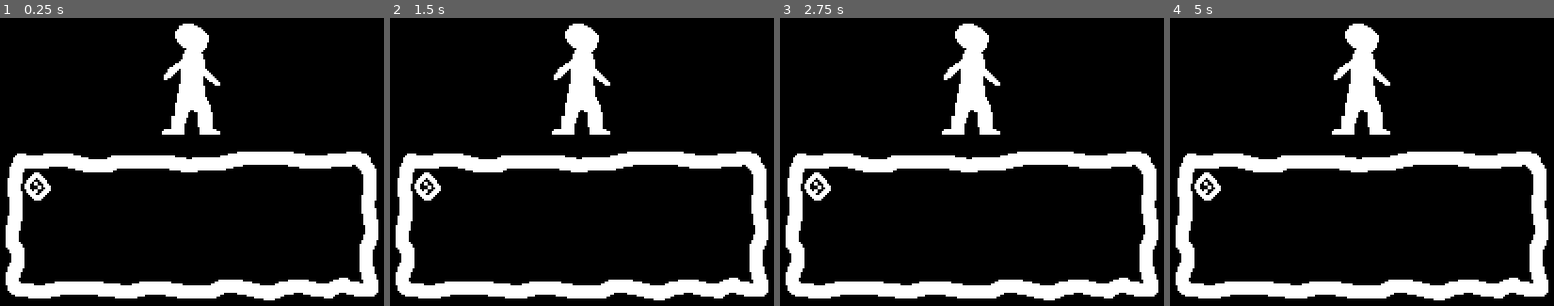
Above: before the commit, frames 1-4 (left to right).
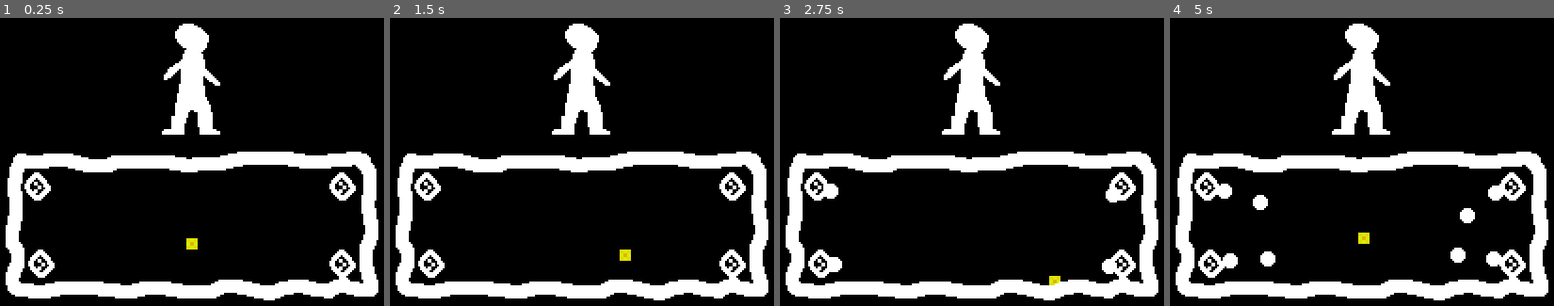
Above: after the commit, the same moments.

Repository: The-Briel-Deal/corn-maze
Game: Godot game, scene res://scenes/combat.tscn
Same seed, same stepped clock (60 frames per second), same inputs: the game is played once before the commit and once after it.
Inputs (mouse positions are in pixels of both pictures, inside the frame that each line leads up to):
- Up to frame 1 (0.25 s): no input
- Up to frame 2 (1.5 s): tap Enter at 0.5 s; move the mouse to (716, 133) at 0.52 s; hold Right (ui_right) 0.53-1.28 s; tap Space at 1.25 s; move the mouse to (462, 167) at 1.27 s; hold Down (ui_down) from 1.28 s (still down)
- Up to frame 3 (2.75 s): tap Enter at 2 s; move the mouse to (1033, 75) at 2.02 s; release Down (ui_down) at 2.03 s; hold Right (ui_right) from 2.03 s (still down)
- Up to frame 4 (5 s): move the mouse to (1331, 216) at 2.77 s; release Right (ui_right) at 2.78 s; hold Up (ui_up) 2.78-3.53 s; move the mouse to (1542, 199) at 3.52 s; hold Left (ui_left) from 3.53 s (still down); move the mouse to (1181, 98) at 4.27 s

The runs differ from the first frame. In frame 1, 1.2% of the frame differs, in the area x 7-93%, y 53-91%; in frame 2, 1.2%; in frame 3, 1.6%; in frame 4, 2.5%.

Commit message:
Move enemy toward player

Diff:
--- /dev/null
+++ b/enemy-1.gd
@@ -0,0 +1,10 @@
+extends CharacterBody2D
+
+func _physics_process(delta):
+	var target_node = get_tree().get_first_node_in_group("player")
+	var speed = 10
+	var target_position = target_node.global_position
+	var direction = target_position - global_position
+	velocity = direction.normalized() * speed
+	#print(velocity)
+	move_and_slide()
--- a/scenes/combat.tscn
+++ b/scenes/combat.tscn
@@ -158,11 +158,42 @@
 "speed": 5.0
 }]
 
+[sub_resource type="WorldBoundaryShape2D" id="WorldBoundaryShape2D_ihitl"]
+normal = Vector2(0, 1)
+
+[sub_resource type="WorldBoundaryShape2D" id="WorldBoundaryShape2D_1hp1k"]
+normal = Vector2(-1, 0)
+
+[sub_resource type="WorldBoundaryShape2D" id="WorldBoundaryShape2D_dsm63"]
+
+[sub_resource type="WorldBoundaryShape2D" id="WorldBoundaryShape2D_kctl7"]
+normal = Vector2(1, 0)
+
 [node name="CombatMain" type="Node2D"]
 script = ExtResource("1_c56gx")
+
+[node name="MiniGameContent" type="Node2D" parent="."]
 
 [node name="CombatBackground" type="AnimatedSprite2D" parent="."]
 position = Vector2(160, 90)
 sprite_frames = SubResource("SpriteFrames_udmax")
 
-[node name="MiniGameContent" type="Node2D" parent="."]
+[node name="Walls" type="StaticBody2D" parent="."]
+collision_layer = 8
+collision_mask = 9
+
+[node name="TopWall" type="CollisionShape2D" parent="Walls"]
+position = Vector2(159, 99)
+shape = SubResource("WorldBoundaryShape2D_ihitl")
+
+[node name="RightWall" type="CollisionShape2D" parent="Walls"]
+position = Vector2(252, 134)
+shape = SubResource("WorldBoundaryShape2D_1hp1k")
+
+[node name="BottomWall" type="CollisionShape2D" parent="Walls"]
+position = Vector2(158, 163)
+shape = SubResource("WorldBoundaryShape2D_dsm63")
+
+[node name="LeftWall" type="CollisionShape2D" parent="Walls"]
+position = Vector2(68, 129)
+shape = SubResource("WorldBoundaryShape2D_kctl7")
--- /dev/null
+++ b/scenes/enemies/enemy-1.tscn
@@ -0,0 +1,18 @@
+[gd_scene load_steps=4 format=3 uid="uid://dyytn4oustj0l"]
+
+[ext_resource type="Texture2D" uid="uid://1700wysgrjqq" path="res://assets/sprite/enemy-dot.png" id="1_8l6cu"]
+[ext_resource type="Script" path="res://enemy-1.gd" id="1_8s5ab"]
+
+[sub_resource type="CircleShape2D" id="CircleShape2D_hcydo"]
+radius = 4.12311
+
+[node name="Enemy1" type="CharacterBody2D"]
+collision_layer = 4
+collision_mask = 13
+script = ExtResource("1_8s5ab")
+
+[node name="Sprite2D" type="Sprite2D" parent="."]
+texture = ExtResource("1_8l6cu")
+
+[node name="CollisionShape2D" type="CollisionShape2D" parent="."]
+shape = SubResource("CircleShape2D_hcydo")
--- a/scenes/enemies/enemy-spawner-1.tscn
+++ b/scenes/enemies/enemy-spawner-1.tscn
@@ -1,11 +1,15 @@
-[gd_scene load_steps=3 format=3 uid="uid://dynvwgmav8he6"]
+[gd_scene load_steps=4 format=3 uid="uid://dynvwgmav8he6"]
 
+[ext_resource type="Script" path="res://scripts/enemy-spawner-1.gd" id="1_7rras"]
 [ext_resource type="Texture2D" uid="uid://ctfyvoom745wr" path="res://assets/sprite/enemy-spawner.png" id="1_k1dbh"]
 
 [sub_resource type="CircleShape2D" id="CircleShape2D_r86xq"]
 radius = 7.0
 
 [node name="Enemy" type="CharacterBody2D"]
+collision_layer = 2
+collision_mask = 8
+script = ExtResource("1_7rras")
 
 [node name="Sprite2D" type="Sprite2D" parent="."]
 texture = ExtResource("1_k1dbh")
--- /dev/null
+++ b/scenes/mini-player.tscn
@@ -0,0 +1,17 @@
+[gd_scene load_steps=4 format=3 uid="uid://deyf5q0xg8sw7"]
+
+[ext_resource type="Texture2D" uid="uid://csvjsf0xwdbcb" path="res://assets/sprite/player-minigame-sprite.png" id="1_cocai"]
+[ext_resource type="Script" path="res://scripts/mini-player.gd" id="1_hdx6d"]
+
+[sub_resource type="RectangleShape2D" id="RectangleShape2D_dpu02"]
+size = Vector2(6, 6)
+
+[node name="MiniPlayer" type="CharacterBody2D" groups=["player"]]
+collision_mask = 15
+script = ExtResource("1_hdx6d")
+
+[node name="Sprite2D" type="Sprite2D" parent="."]
+texture = ExtResource("1_cocai")
+
+[node name="CollisionShape2D" type="CollisionShape2D" parent="."]
+shape = SubResource("RectangleShape2D_dpu02")
--- a/scripts/combat.gd
+++ b/scripts/combat.gd
@@ -1,4 +1,6 @@
 extends Node2D
+
+var player: CharacterBody2D
 
 var enemy_sprite: Sprite2D
 var enemy_health: int
@@ -14,6 +16,12 @@
 	self.sub_combat_enemy_array = sub_combat_enemy_array
 	self.health = health
 
+	self.player = load("res://scenes/mini-player.tscn").instantiate()
+	self.player.position.x = 160
+	self.player.position.y = 140
+	$MiniGameContent.add_child(self.player)
+
+
 	self.enemy_sprite.position.x = 160
 	self.enemy_sprite.position.y = 50
 	self.enemy_sprite.name = "EnemySprite"
@@ -26,10 +34,23 @@
 func _ready():
 	var test_sprite = Sprite2D.new()
 	test_sprite.texture = load("res://assets/sprite/test-enemy-sprite.png")
+
+	# 75, 105 - 245, 155
 	var enemy_spawner_1: CharacterBody2D = load("res://scenes/enemies/enemy-spawner-1.tscn").instantiate()
 	enemy_spawner_1.position.x = 78
 	enemy_spawner_1.position.y = 109
-	init(test_sprite, 100, [[enemy_spawner_1]], 100)
+	var enemy_spawner_2: CharacterBody2D = load("res://scenes/enemies/enemy-spawner-1.tscn").instantiate()
+	enemy_spawner_2.position.x = 80
+	enemy_spawner_2.position.y = 150
+	var enemy_spawner_3: CharacterBody2D = load("res://scenes/enemies/enemy-spawner-1.tscn").instantiate()
+	enemy_spawner_3.position.x = 240
+	enemy_spawner_3.position.y = 109
+	var enemy_spawner_4: CharacterBody2D = load("res://scenes/enemies/enemy-spawner-1.tscn").instantiate()
+	enemy_spawner_4.position.x = 240
+	enemy_spawner_4.position.y = 150
+
+	init(test_sprite, 100, [[enemy_spawner_1, enemy_spawner_2, enemy_spawner_3, enemy_spawner_4]], 100)
 
 func _process(delta):
-	print(get_viewport().get_mouse_position())
+	pass
+	#print(get_viewport().get_mouse_position())
--- /dev/null
+++ b/scripts/enemy-spawner-1.gd
@@ -0,0 +1,15 @@
+extends CharacterBody2D
+
+var time_elapsed = 0
+var time_elapsed_before_next_spawn = 2
+
+func _process(delta):
+	time_elapsed += delta
+	if time_elapsed >= time_elapsed_before_next_spawn:
+		time_elapsed -= time_elapsed_before_next_spawn
+		spawn_enemy()
+
+func spawn_enemy():
+	var enemy = load("res://scenes/enemies/enemy-1.tscn").instantiate()
+	enemy.position = position
+	add_sibling(enemy)
--- /dev/null
+++ b/scripts/mini-player.gd
@@ -0,0 +1,23 @@
+extends CharacterBody2D
+
+
+const SPEED = 30.0
+const JUMP_VELOCITY = -400.0
+
+# Get the gravity from the project settings to be synced with RigidBody nodes.
+var gravity = ProjectSettings.get_setting("physics/2d/default_gravity")
+
+
+func _physics_process(delta):
+	var direction_x = Input.get_axis("ui_left", "ui_right")
+	var direction_y = Input.get_axis("ui_up", "ui_down")
+	if direction_x:
+		velocity.x = direction_x * SPEED
+	else:
+		velocity.x = move_toward(velocity.x, 0, SPEED)
+	if direction_y:
+		velocity.y = direction_y * SPEED
+	else:
+		velocity.y = move_toward(velocity.y, 0, SPEED)
+
+	move_and_slide()
Binary file added: assets/source-aseprite/player-minigame-sprite.aseprite
Binary file added: assets/sprite/player-minigame-sprite.png
Not shown, added: assets/sprite/player-minigame-sprite.png.import
Not shown: 1 places in scenes/combat.tscn that only renumber resources
